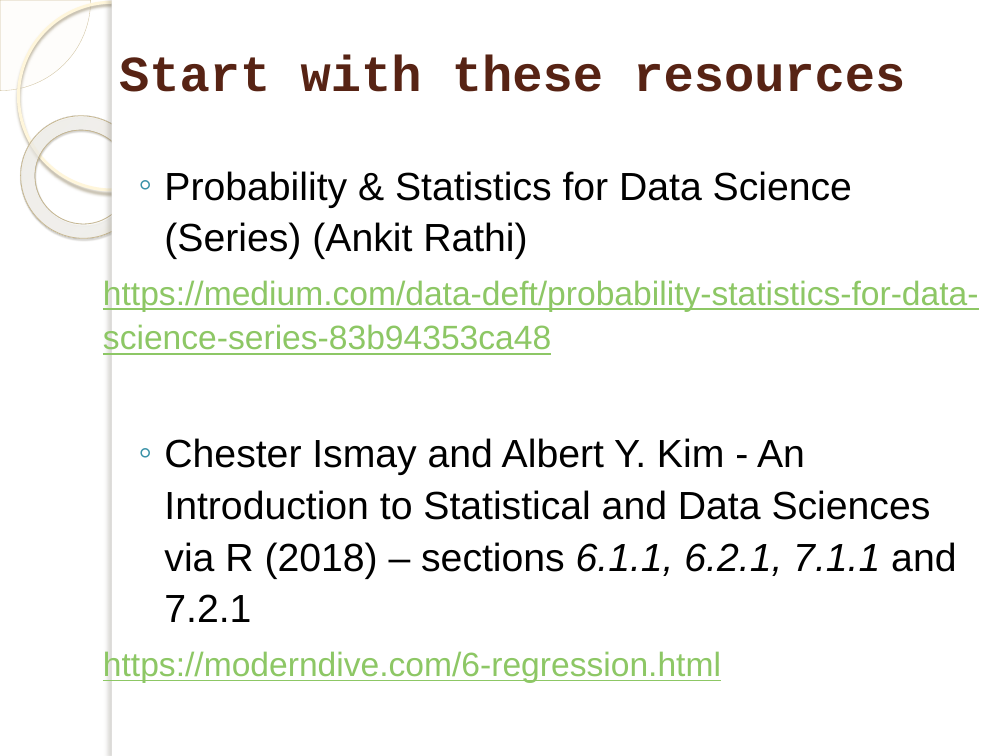
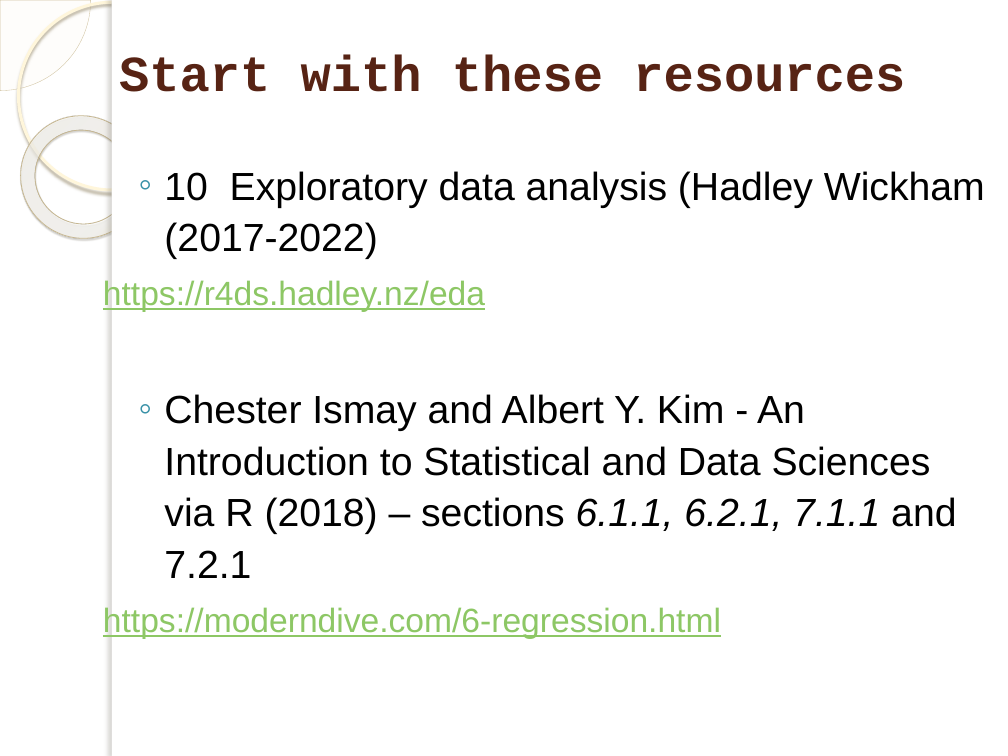
Before and after one commit to marinfotache/Data-Processing-Analysis-Science-with-R, a slide deck: slide 4 of 09 Exploratory Data Analysis/09 Exploratory Data Analysis.pptx. Drawn at 1008x756 pixels with LibreOffice and Linux fonts; fonts in the diff are those of the drawing; background and template pictures are left out. Boxes give left, top, right and bottom in pixels: in the first picture for what was removed or moved away, otherwise in the second. Text is boxed around its words. In the diff, an @@ line names an element or a change of style, - is before the commit and + after.

```diff
--- a/09 Exploratory Data Analysis/09 Exploratory Data Analysis.pptx
+++ b/09 Exploratory Data Analysis/09 Exploratory Data Analysis.pptx
@@ text at box(103, 171, 985, 312): text changed; size 24 to 28 pt; text colour #8DC765 to #000000 @@
-  ◦ Probability & Statistics for Data Science (Series) (Ankit Rathi)
-  https://medium.com/data-deft/probability-statistics-for-data-science-series-83b94353ca48
+  ◦ 10 Exploratory data analysis (Hadley Wickham (2017-2022)
+  https://r4ds.hadley.nz/eda
```
